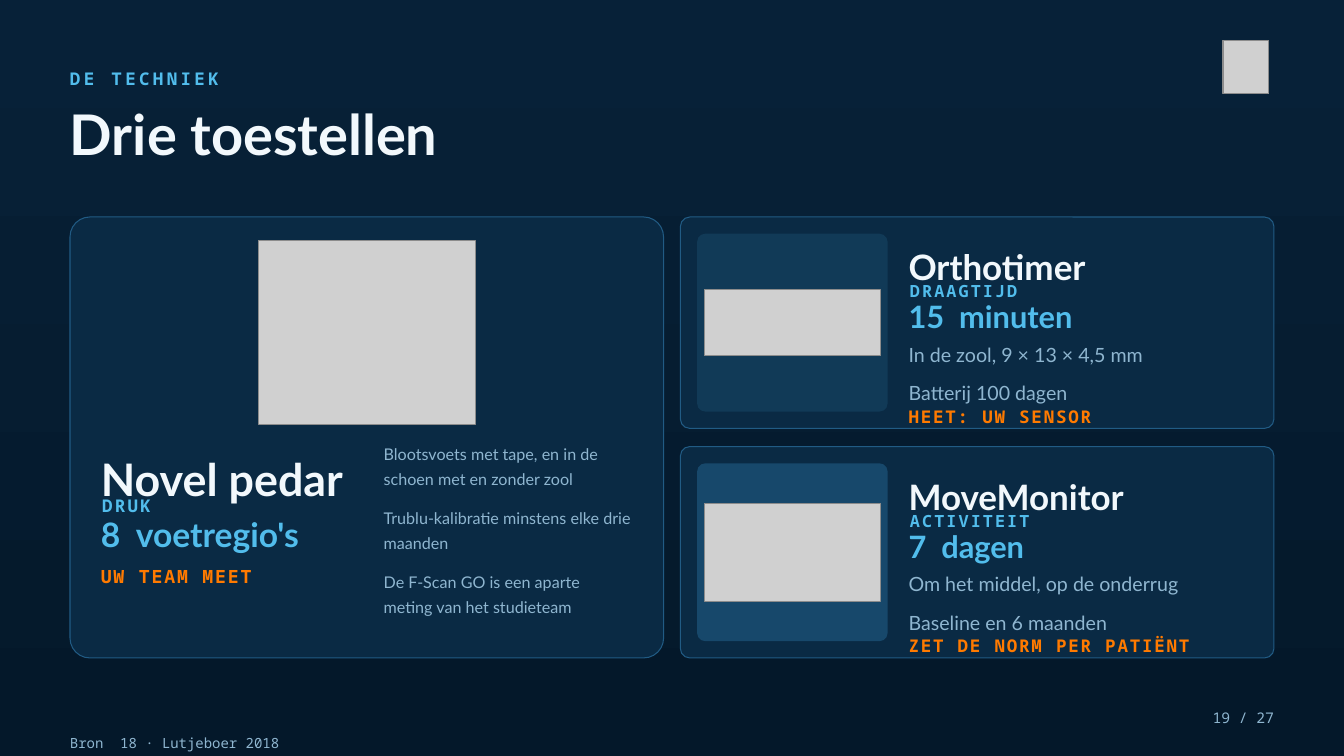
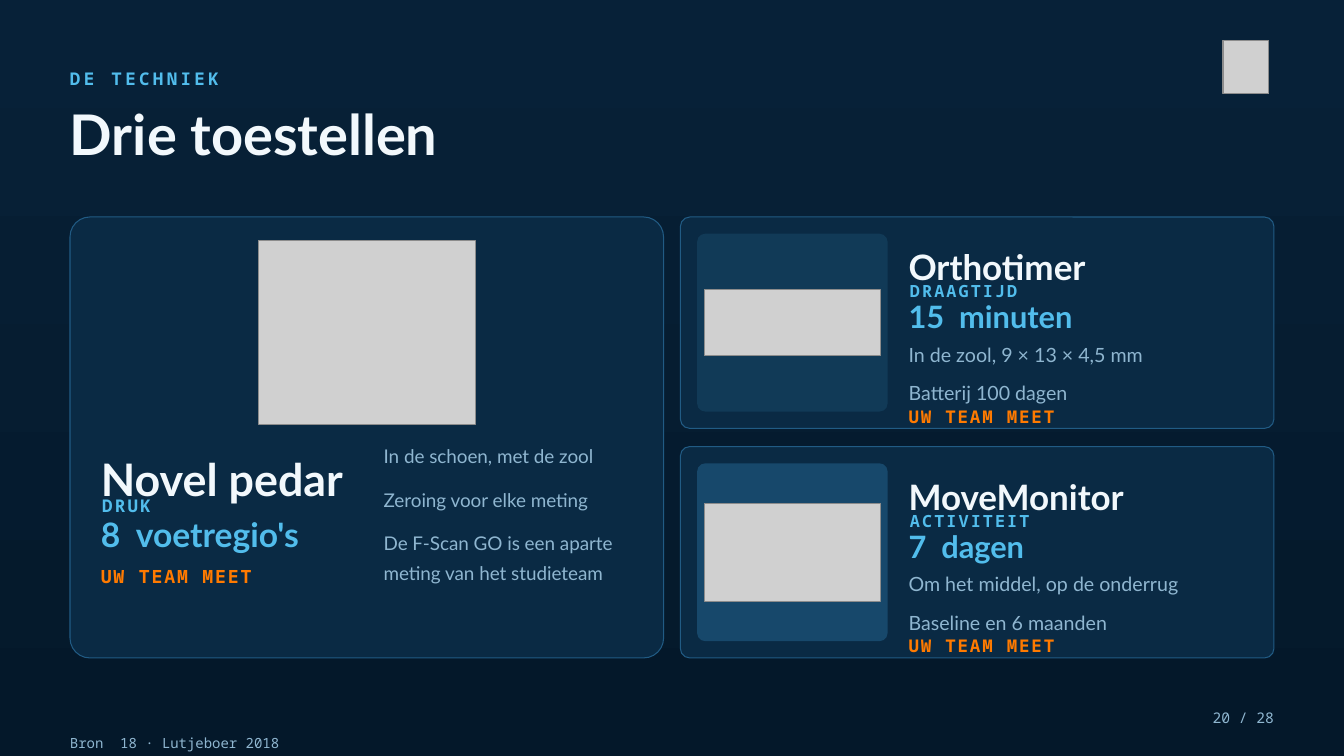
Before and after one commit to Dellfs/paradise-project, a slide deck: slide 20 of PARADISE_presentatie/PARADISE_centra_kort.pptx (slide 19 before the commit). Drawn at 1344x756 pixels with LibreOffice and Linux fonts; fonts in the diff are those of the drawing; grey boxes stand for pictures. Boxes give left, top, right and bottom in pixels: in the first picture for what was removed or moved away, otherwise in the second. Text is boxed around its words. In the diff, an @@ line names an element or a change of style, - is before the commit and + after.

```diff
--- a/PARADISE_presentatie/PARADISE_centra_kort.pptx
+++ b/PARADISE_presentatie/PARADISE_centra_kort.pptx
@@ text at [909,410,1054,423]: text changed @@
-HEET: UW SENSOR
+UW TEAM MEET
@@ text at [384,449,593,511]: text changed; size 11.5 to 13.5 pt @@
-Blootsvoets met tape, en in de schoen met en zonder zool
-Trublu-kalibratie minstens elke drie maanden
+In de schoen, met de zool
+Zeroing voor elke meting
@@ text at [384,536,613,584]: size 11.5 to 13.5 pt in "De F-Scan GO is een aparte meting ..." @@
@@ text at [909,639,1054,658]: text changed @@
-ZET DE NORM PER PATIËNT
+UW TEAM MEET
@@ text at [1213,712,1274,723]: text changed @@
-19 / 27
+20 / 28
```
Also in this commit, not shown: 26 other slides changed, 1 slide added, 25 other files.
